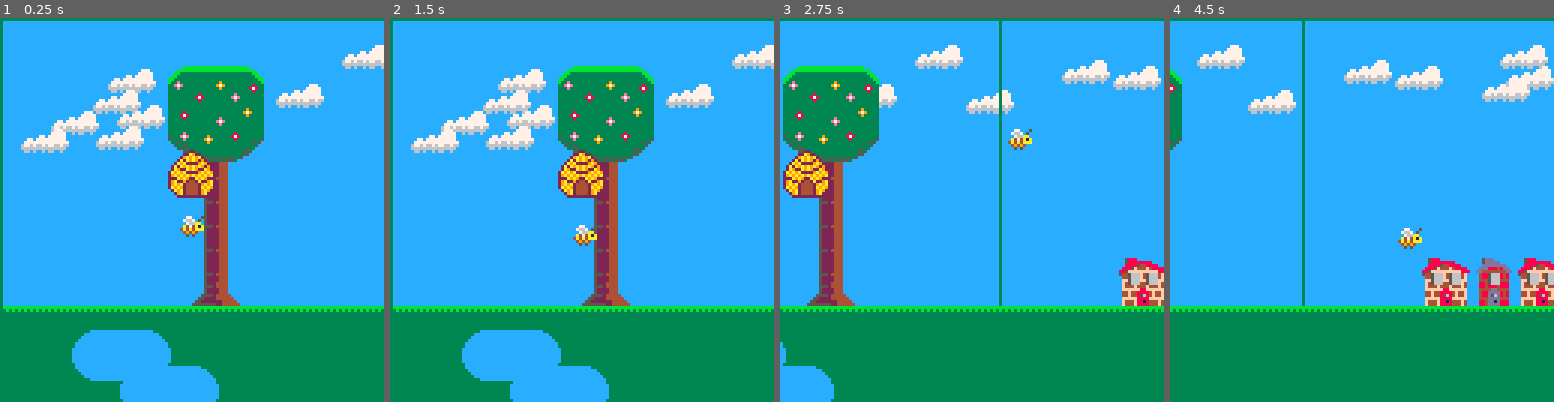
Above: before the commit, frames 1-4 (left to right).
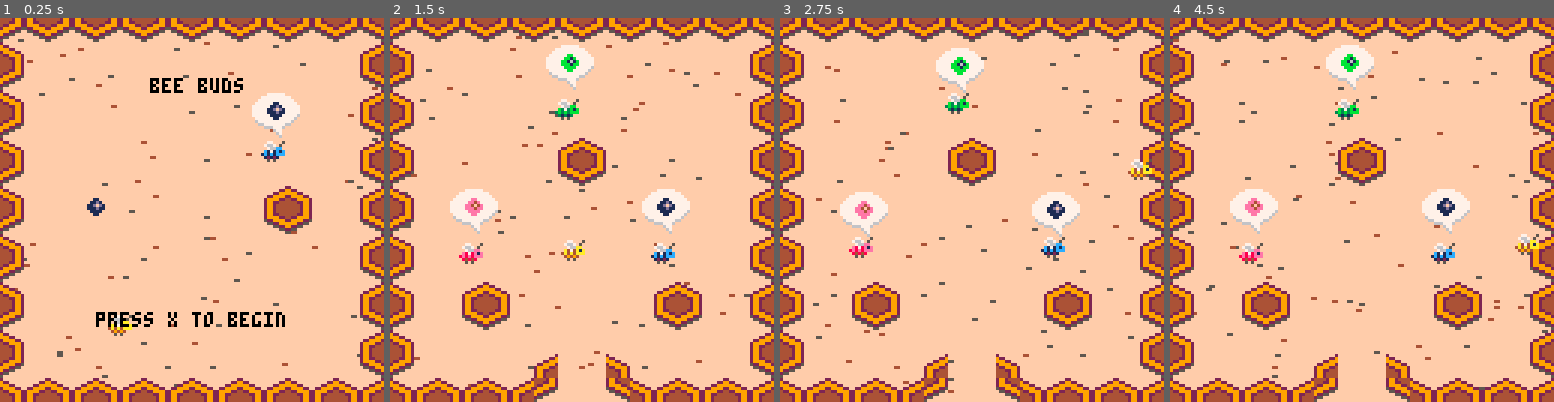
Above: after the commit, the same moments.

Repository: global-game-jam-2019-team/the_letter_bee
Game: PICO-8 cartridge the_letter_bee.p8
Same seed, same stepped clock (60 frames per second), same inputs: the game is played once before the commit and once after it.
Inputs:
- Up to frame 1 (0.25 s): no input
- Up to frame 2 (1.5 s): tap X (X key) at 0.33, 1.07 s; tap O (Z key) at 0.7 s
- Up to frame 3 (2.75 s): hold Right 1.6-2.1 s; tap O (Z key) at 1.7, 2.1, 2.5 s; tap X (X key) at 1.85 s; hold Up 2.15-2.42 s; hold Right from 2.47 s (still down)
- Up to frame 4 (4.5 s): tap O (Z key) every 0.4 s from 2.9 to 4.1 s; tap X (X key) at 2.97, 4.08 s; release Right at 3.03 s; hold Left 3.08-3.58 s; hold Down 3.63-3.97 s; hold Right from 4.02 s (still down)

The runs differ from the first frame. In frame 1, 100% of the frame differs, in the area x 0-100%, y 0-100%; in frame 2, 100%; in frame 3, 99%; in frame 4, 99%.

Commit message:
go to title on launch

Diff:
--- a/the_letter_bee.p8
+++ b/the_letter_bee.p8
@@ -887,12 +887,9 @@
   print ("press x to begin", 32, 128-30)
 end
 
-go_to_overworld()
-
 -- go_to_hive()
--- p.y = 64
-
--- go_to_title()
+-- go_to_overworld()
+go_to_title()
 
 -- the happy bee dance
 eu_bee_jank = euf_rose_xy{n=1,d=6,r=5,f_cycle=15}
